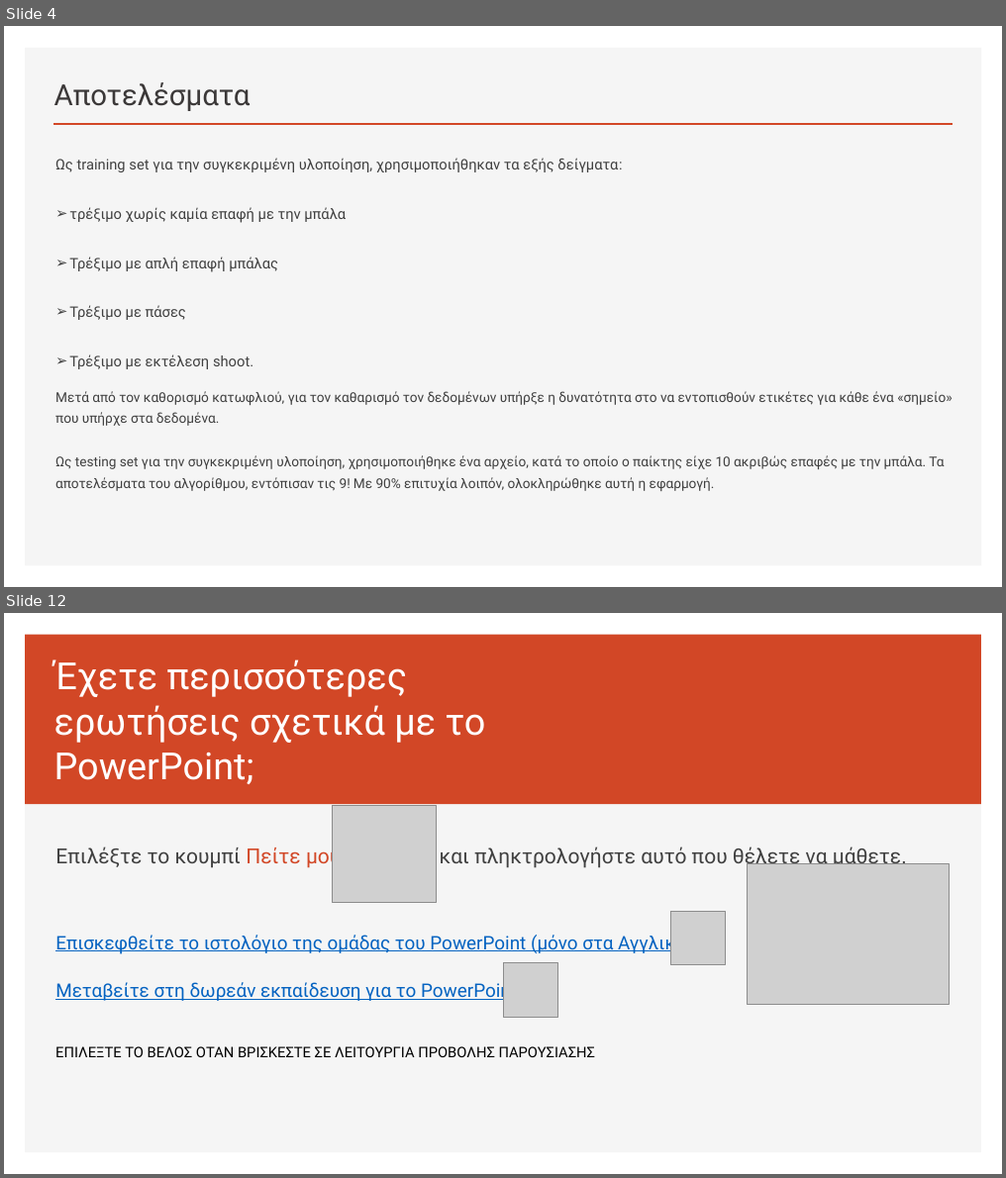
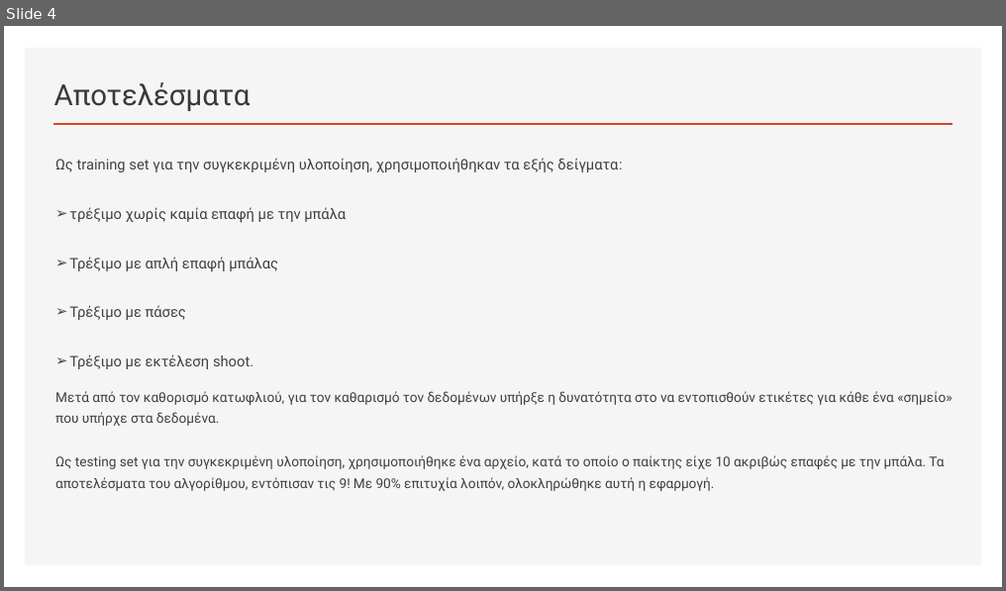
Before and after one commit to nikosbampis/Machine-Learning, a slide deck: machine-learning-12-13.pptx. Shown one above the other, each under a label of ours: slides 4 and 12 before the commit, slide 4 after it; the slides between them are not shown. The pictures are 1006x1178 and 1006x591 pixels, drawn with LibreOffice and Linux fonts; fonts in the diff are those of the drawing; grey boxes stand for pictures. Boxes give left, top, right and bottom in pixels: in the first picture for what was removed or moved away, otherwise in the second. Text is boxed around its words. In the diff, an @@ line names an element or a change of style, - is before the commit and + after.

```diff
--- a/machine-learning-12-13.pptx
+++ b/machine-learning-12-13.pptx
@@ slide 12 removed at [4,613,1002,1174], background #FFFFFF; not listed: 1 template element that a slide beside it also shows @@
@@ rectangle removed at [25,635,982,805] @@
@@ title removed at [54,660,486,784] @@
-Έχετε περισσότερες ερωτήσεις σχετικά με το PowerPoint;
@@ picture removed at [333,805,437,903] @@
@@ text removed at [55,845,907,1003] @@
-Επιλέξτε το κουμπί Πείτε μου και πληκτρολογήστε αυτό που θέλετε να μάθετε.
-Επισκεφθείτε το ιστολόγιο της ομάδας του PowerPoint (μόνο στα Αγγλικά)
-Μεταβείτε στη δωρεάν εκπαίδευση για το PowerPoint
@@ picture removed at [746,864,949,1004] @@
@@ picture removed at [671,911,725,964] @@
@@ picture removed at [503,962,557,1017] @@
@@ text removed at [55,1047,596,1058] @@
-ΕΠΙΛΕΞΤΕ ΤΟ ΒΕΛΟΣ ΟΤΑΝ ΒΡΙΣΚΕΣΤΕ ΣΕ ΛΕΙΤΟΥΡΓΙΑ ΠΡΟΒΟΛΗΣ ΠΑΡΟΥΣΙΑΣΗΣ
```
Also in this commit, not shown: 4 slides changed, 4 slides added, 4 other slides removed.
